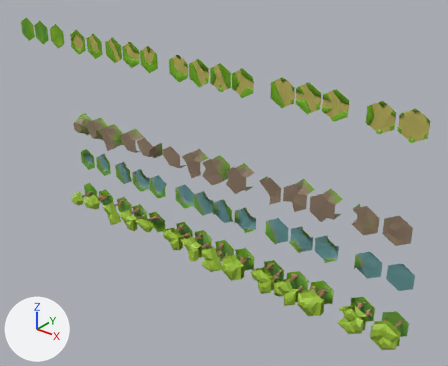
The glTF model public/assets/models/Hex.glb, before and after one commit.
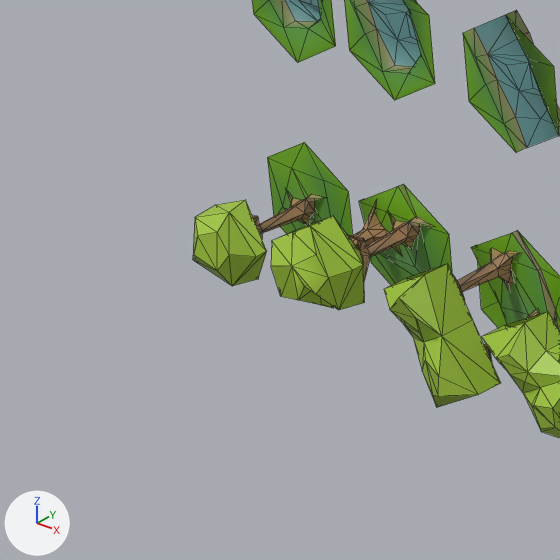
The first picture shows the older version from a camera (50 mm lens) standing at (30.7, -31.3, 13.8) and looking at (5.0, 0.8, -6.1). The close-ups show both versions on the part from 9% to 29% of the width and 44% to 68% of the height of that picture; other places that the commit changed are outside them. Arrows for +X, +Y and +Z are at lower left; the lights stay in place. The close-ups show mesh edges as thin lines.

The older version as bpy lines, for what is in view:
```python
me_circle_002 = bpy.data.meshes.new('Circle.002')
me_circle_002.from_pydata(...)  # 24 vertices, 40 faces; spans x -0.87..0.87, y -0.25..-0.05, z -1.0..1.0
me_circle_002.materials.append(mat_defaultmaterial_032)
me_circle_036 = bpy.data.meshes.new('Circle.036')
me_circle_036.from_pydata(...)  # 66 vertices, 107 faces; spans x -0.87..0.87, y -2.19..-0.25, z -1.0..1.0
me_circle_036.materials.append(mat_defaultmaterial_046)
me_circle_048 = bpy.data.meshes.new('Circle.048')
me_circle_048.from_pydata(...)  # 123 vertices, 196 faces; spans x -0.87..0.87, y -2.2..-0.23, z -1.0..1.0
me_circle_048.materials.append(mat_defaultmaterial_048)
ob_tree_n = bpy.data.objects.new('Tree_N', me_circle_036)
ob_tree_n.location = (-9.19, 0.0, -10.95)
ob_tree_p1 = bpy.data.objects.new('Tree_P1', me_circle_048)
ob_tree_p1.location = (-4.85, 0.0, -10.95)
ob_water_n = bpy.data.objects.new('Water_N', me_circle_002)
ob_water_n.location = (-9.15, 0.0, -7.71)
# also in view: 'Water_P1' at (-4.8, -0.1, -7.8); 'Water_E' at (-7.1, -0.1, -7.7); 'Tree_E' at (-7.1, -1.2, -11.0); 'Tree_P2' at (-3.0, -1.2, -11.0)
```
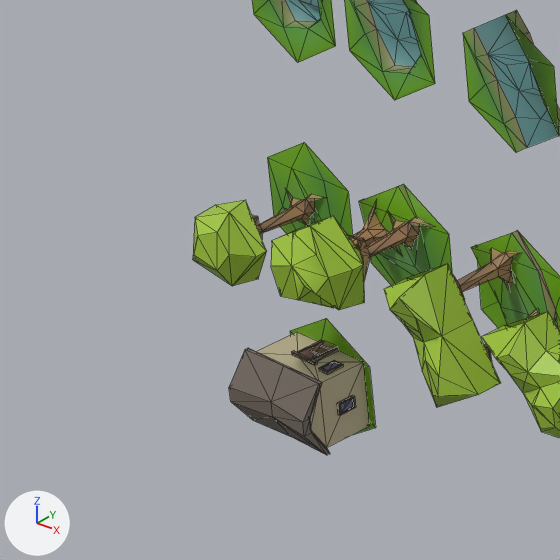
Location of each change, (x1, y1, x2, y2) in pixels of the close-ups (560 x 560 px):
'House_N', added: after (229, 318, 376, 455)

Patch to the scene script:
```diff
--- a/public/assets/models/Hex.glb.py
+++ b/public/assets/models/Hex.glb.py
@@ mat_defaultmaterial_060 @@
+mat_defaultmaterial_060 = bpy.data.materials.new('DefaultMaterial.060')
+mat_defaultmaterial_060.use_nodes = True; mat_defaultmaterial_060.node_tree.nodes.clear()
+_N = mat_defaultmaterial_060.node_tree.nodes; _L = mat_defaultmaterial_060.node_tree.links
+n0 = _N.new('ShaderNodeOutputMaterial'); n0.name = 'Material Output'
+n1 = _N.new('ShaderNodeBsdfPrincipled'); n1.name = 'Principled BSDF'
+n2 = _N.new('ShaderNodeVertexColor'); n2.name = 'Color Attribute'
+_L.new(n1.outputs[0], n0.inputs[0])  # 'BSDF' to 'Surface'
+_L.new(n2.outputs[0], n1.inputs[0])  # 'Color' to 'Base Color'
@@ me_circle_060 @@
+me_circle_060.from_pydata(...)  # 149 vertices, 192 faces; spans x -0.87..0.87, y -1.47..-0.2, z -1.0..1.0
+me_circle_060.materials.append(mat_defaultmaterial_060)
@@ ob_house_n @@
+ob_house_n = bpy.data.objects.new('House_N', me_circle_060)
+ob_house_n.location = (-9.11, 0.0, -13.73)
```
